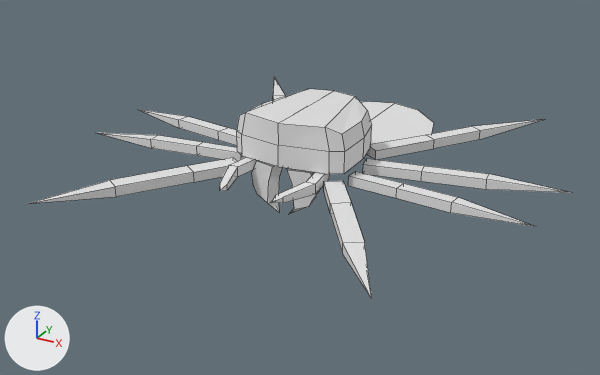
Two versions of the Blender file Enemies/JumpingSpider.blend, one commit apart.
The view is the same before and after, from a camera (50 mm lens) standing at (7.29, -13.91, 6.23) and looking at (-0.08, -0.51, -0.47). Every picture has the same lights, and +X, +Y and +Z are marked at lower left. The picture after the commit comes second. Mesh edges are drawn as thin lines.

Names of what the first picture shows: 'Abdomen', 'Cephalothorax', 'Fangs', 'MiddleBackLegs', 'MiddleFrontLegs', 'Pedipalps', 'VeryBackLegs', 'VeryFronteLegs'.
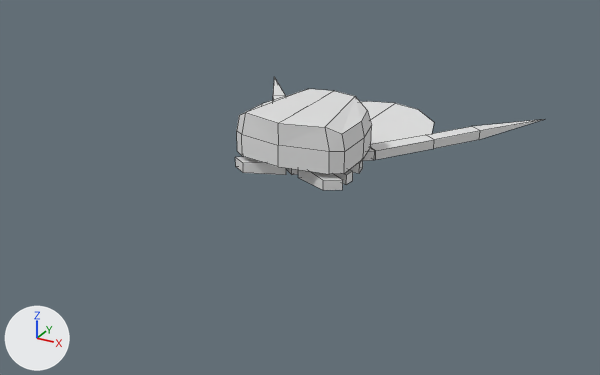
Location of each change, [x1, y1, x2, y2] in pixels of the pictures (600 x 375 px):
'Cephalothorax', reshaped (19% taller)
    before: [237, 89, 372, 174]
    after: [235, 89, 375, 190]
'VeryFronteLegs', hidden
    before: [28, 158, 372, 299]
'MiddleFrontLegs', hidden
    before: [99, 133, 535, 227]
'MiddleBackLegs', hidden
    before: [138, 109, 571, 193]
'Fangs', hidden
    before: [252, 161, 319, 214]
'Pedipalps', hidden
    before: [220, 157, 330, 203]
part 1 of me_cube, added
    after: [235, 148, 375, 190]

The change, as a diff of the scene's bpy script:
```diff
--- a/Enemies/JumpingSpider.blend.py
+++ b/Enemies/JumpingSpider.blend.py
@@ me_cube @@
 # used by ob_cephalothorax; location = (0.0, 0.0, 0.0)
-me_cube.from_pydata(...)  # 24 vertices, 15 faces; spans x 0.0..1.17, y -1.5..0.8, z 0.3..1.2
+me_cube.from_pydata(...)  # 67 vertices, 45 faces; spans x 0.0..1.17, y -1.5..0.8, z -0.04..1.2
+# me_cube part 1
+# 24 vertices are added at x 0.0..1.17, y -1.36..0.67, z -0.04..0.24
+# 19 new vertices lie (0.0, 0.0, 0.2) away from vertices in x 0.0..1.17, y -1.36..0.67, z 0.0
+# 30 new faces join them
 me_cube.materials.append(mat_material)
@@ ob_middlebacklegs @@
 _m = ob_middlebacklegs.modifiers.new('Mirror', 'MIRROR')
+ob_middlebacklegs.hide_set(True)
@@ ob_middlefrontlegs @@
 _m = ob_middlefrontlegs.modifiers.new('Mirror', 'MIRROR')
+ob_middlefrontlegs.hide_set(True)
@@ ob_veryfrontelegs @@
 _m = ob_veryfrontelegs.modifiers.new('Mirror', 'MIRROR')
+ob_veryfrontelegs.hide_set(True)
@@ ob_pedipalps @@
 _m = ob_pedipalps.modifiers.new('Mirror', 'MIRROR')
+ob_pedipalps.hide_set(True)
@@ ob_fangs @@
 _m = ob_fangs.modifiers.new('Mirror', 'MIRROR')
+ob_fangs.hide_set(True)
```
